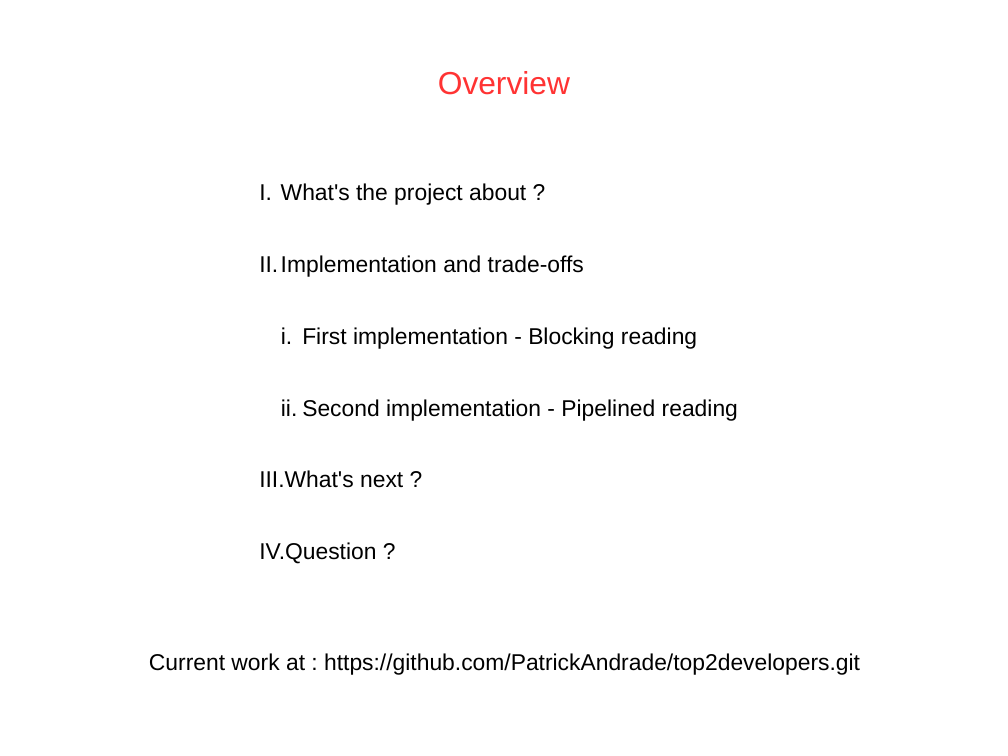
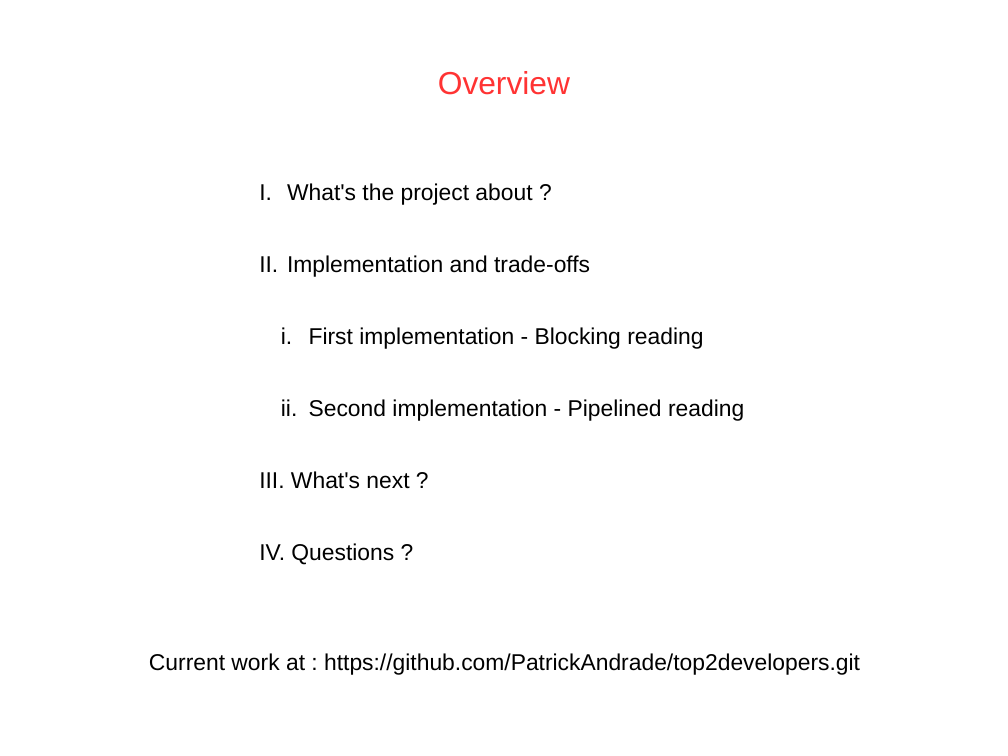
Before and after one commit to PatrickAndrade/top2developers, a slide deck: slide 2 of ProjectMidTermPresentation.ppt. Drawn at 1008x756 pixels with LibreOffice and Linux fonts; fonts in the diff are those of the drawing; background and template pictures are left out. Boxes give left, top, right and bottom in pixels: in the first picture for what was removed or moved away, otherwise in the second. Text is boxed around its words. In the diff, an @@ line names an element or a change of style, - is before the commit and + after.

```diff
--- a/ProjectMidTermPresentation.ppt
+++ b/ProjectMidTermPresentation.ppt
@@ text "What's the project about ?" at (287,183,744,565): vertical alignment top to middle @@
@@ text at (291,543,394,565): text changed @@
-IV. Question ?
+IV. Questions ?
```
Also in this commit, not shown: 8 other slides changed, 1 slide added, 1 slide removed.
